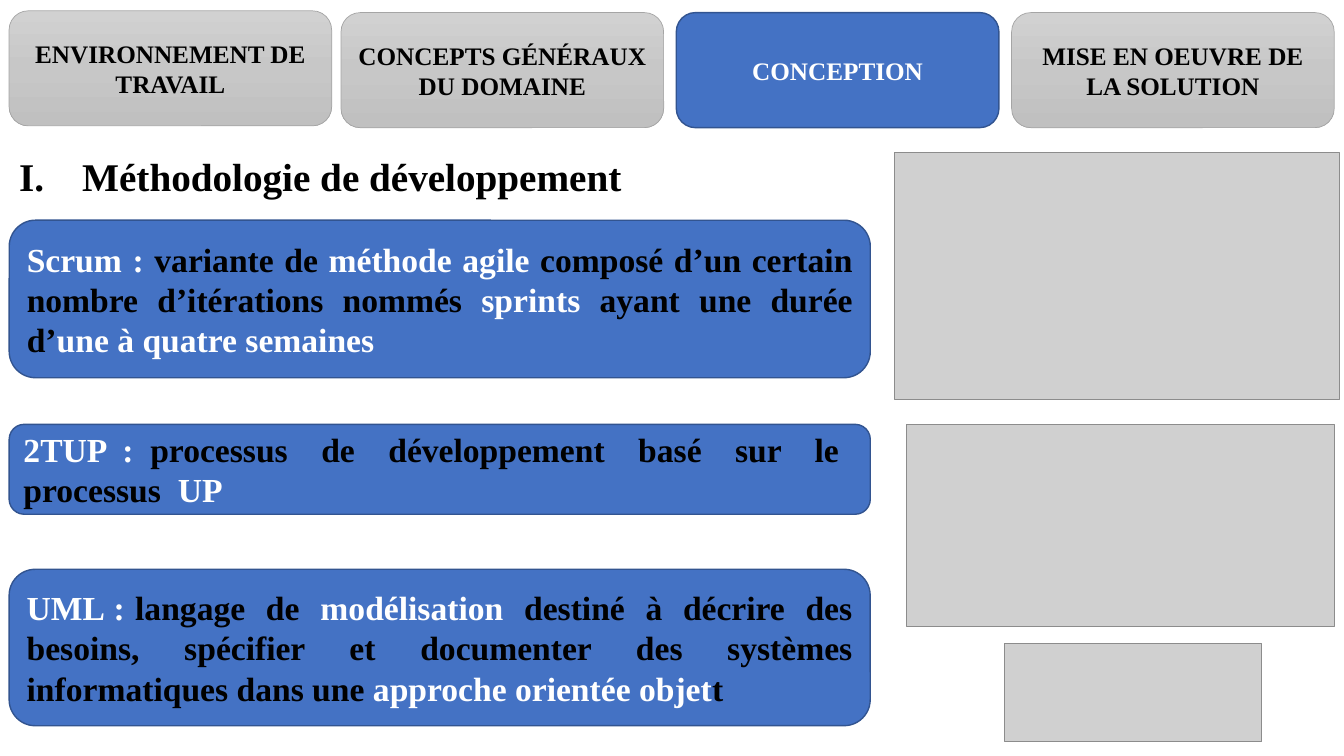
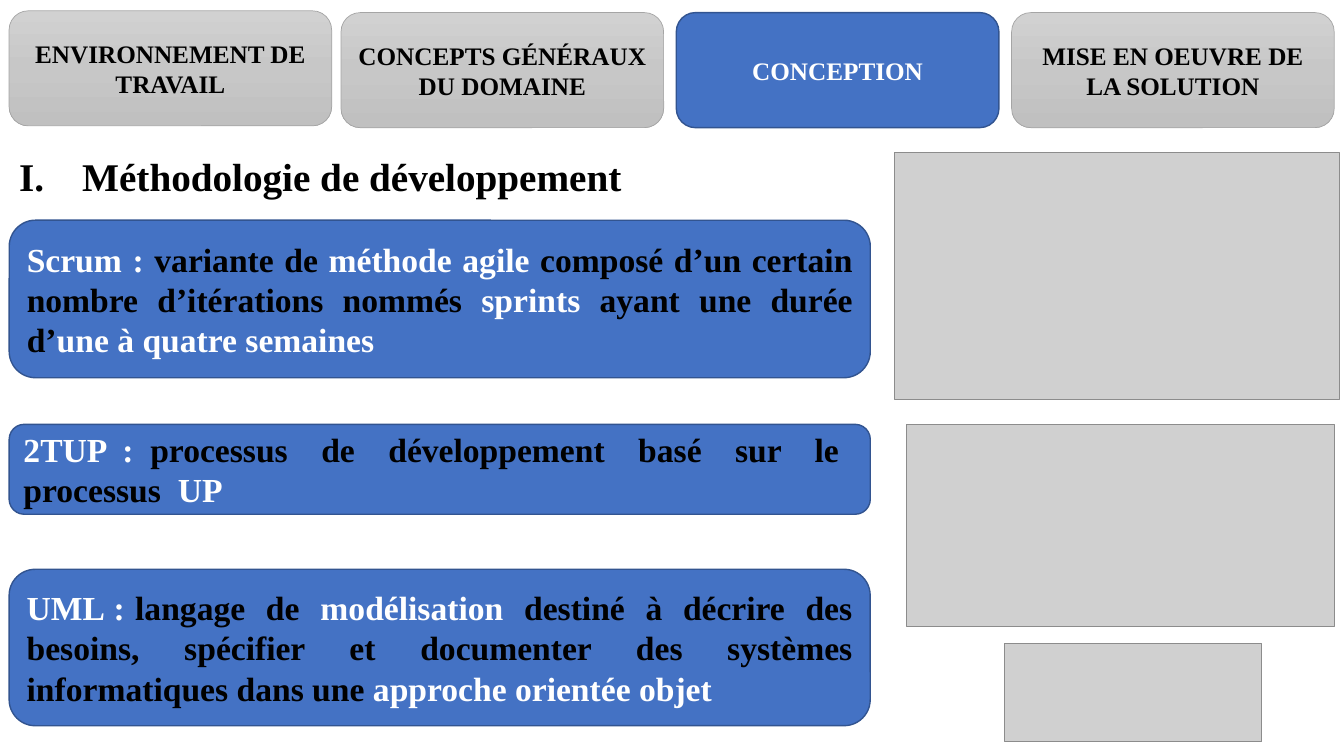
Before and after one commit to melaken/distdocs, a slide deck: slide 14 of Documents/theme/diapo.pptx. Drawn at 1344x756 pixels with LibreOffice and Linux fonts; fonts in the diff are those of the drawing; grey boxes stand for pictures. Boxes give left, top, right and bottom in pixels: in the first picture for what was removed or moved away, otherwise in the second. Text is boxed around its words. In the diff, an @@ line names an element or a change of style, - is before the commit and + after.

```diff
--- a/Documents/theme/diapo.pptx
+++ b/Documents/theme/diapo.pptx
@@ text in rounded rectangle at <box>27,596,853,707</box>: text changed @@
-UML : langage de modélisation destiné à décrire des besoins, spécifier et documenter des systèmes informatiques dans une approche orientée objett
+UML : langage de modélisation destiné à décrire des besoins, spécifier et documenter des systèmes informatiques dans une approche orientée objet
```
Also in this commit, not shown: 2 other slides changed, 9 other files.
